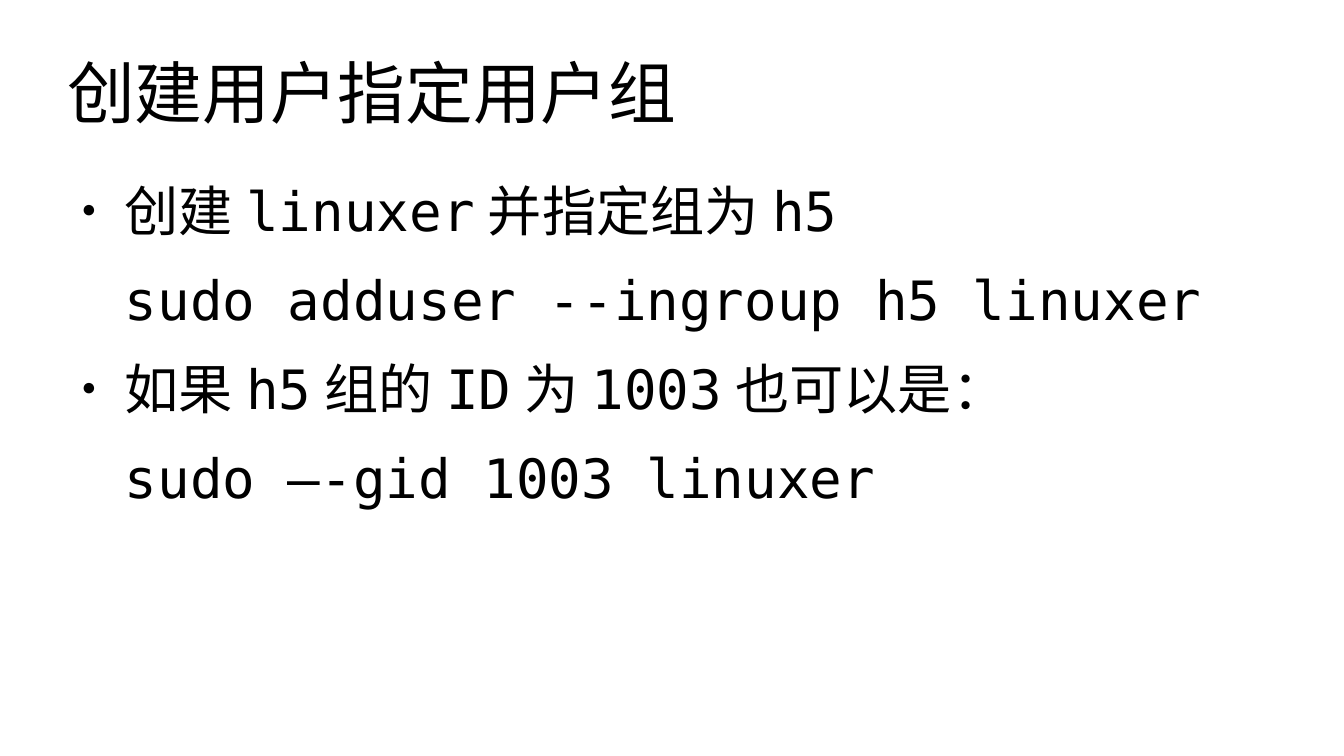
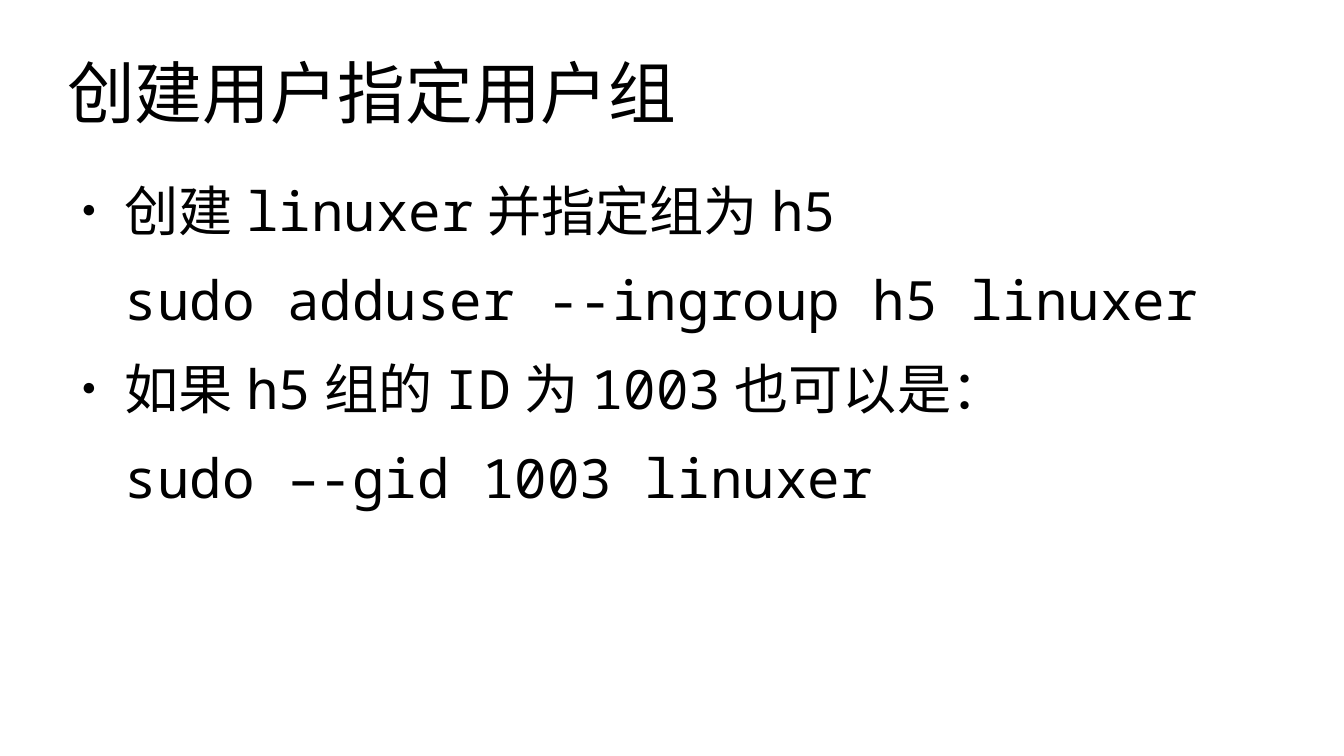
Before and after one commit to master-genius/linux-system, a slide deck: slide 17 of materials/slides/ch03-user-and-file.odp. Drawn at 1344x756 pixels with LibreOffice and Linux fonts; fonts in the diff are those of the drawing. Boxes give left, top, right and bottom in pixels: in the first picture for what was removed or moved away, otherwise in the second. Text is boxed around its words. In the diff, an @@ line names an element or a change of style, - is before the commit and + after.

```diff
--- a/materials/slides/ch03-user-and-file.odp
+++ b/materials/slides/ch03-user-and-file.odp
@@ text "创建linuxer并指定组为h5" at (x1=125, y1=185, x2=1198, y2=512): font DejaVu Sans Mono to Noto Sans Mono @@
```
Also in this commit, not shown: 20 other slides changed, 34 other files.
